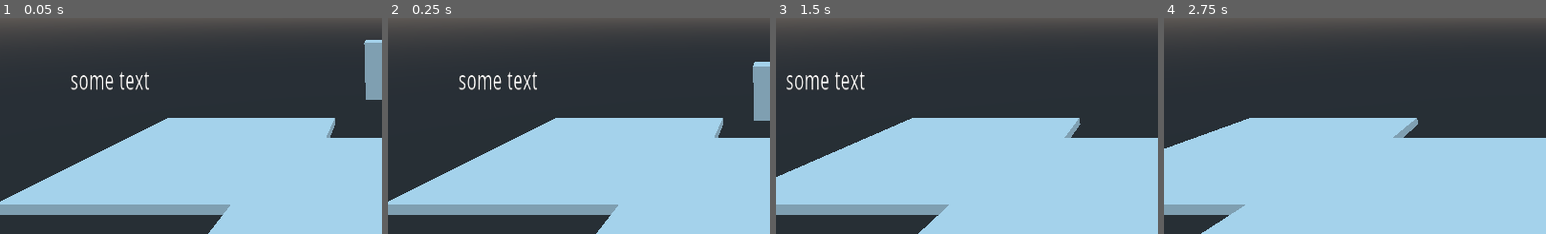
Above: before the commit, frames 1-4 (left to right).
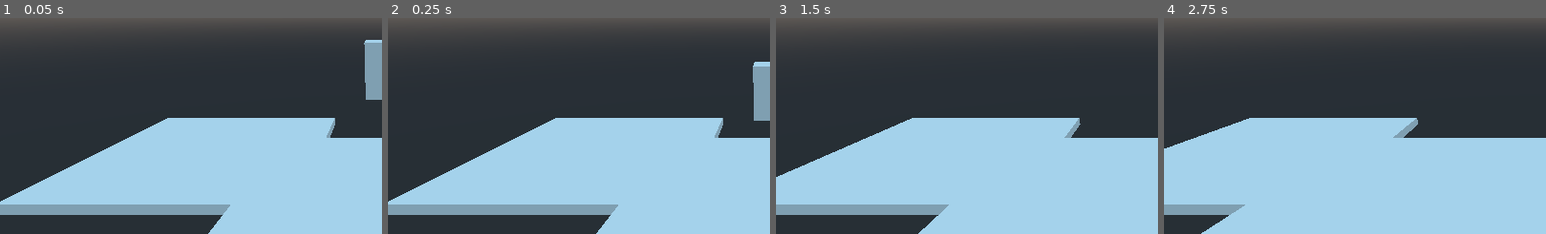
Above: after the commit, the same moments.

Repository: jonjondev/bendt-investigations
Game: Godot game, scene res://src/Main.tscn
The game is run twice, just before and just after one commit, with the same random seed, the same clock (stepped at 60 frames per second) and the same inputs.
Inputs:
- Up to frame 1 (0.05 s): no input
- Up to frame 2 (0.25 s): no input
- Up to frame 3 (1.5 s): hold Right (ui_right) 0.53-1.28 s; hold Down (ui_down) from 1.28 s (still down)
- Up to frame 4 (2.75 s): release Down (ui_down) at 2.03 s; hold Right (ui_right) from 2.03 s (still down)
The pictures show only the part of the screen within x 0-50%, y 7-57%; the shares and areas given below are measured in that part.

The runs differ from the first frame. In frame 1, 0.6% of the frame differs, in the area x 18-39%, y 24-34%; in frame 2, 0.6%; in frame 3, 0.6%; in frame 4, nothing differs.

Commit message:
Allowed the user to interact with 3D text as an editor tool through the root Spatial node with text setter

Diff:
--- a/src/Main.tscn
+++ b/src/Main.tscn
@@ -78,9 +78,7 @@
 [node name="Player" parent="." instance=ExtResource( 1 )]
 
 [node name="3DText" type="Spatial" parent="."]
-transform = Transform( 3, 0, 0, 0, 3, 0, 0, 0, 1, -4.25656, 1.94011, 0 )
 script = ExtResource( 4 )
-is_billboard = true
 
 [node name="Viewport" type="Viewport" parent="3DText"]
 size = Vector2( 280, 180 )
@@ -101,7 +99,6 @@
 anchor_right = 1.0
 anchor_bottom = 1.0
 custom_fonts/font = SubResource( 3 )
-text = "some text"
 align = 1
 valign = 1
 autowrap = true
--- a/src/Scripts/3DText.gd
+++ b/src/Scripts/3DText.gd
@@ -1,5 +1,7 @@
+tool
 extends Spatial
 
+export (String) var text: String setget set_text
 export (bool) var is_billboard: bool
 
 func _process(_delta):
@@ -8,3 +10,9 @@
 		var look: Vector3 = camera.to_global(Vector3(0, 0, -100)) - camera.global_transform.origin
 		look_at(translation + look, Vector3.UP)
 		rotate_object_local(Vector3.BACK, camera.rotation.z)
+
+func set_text(value):
+	text = value
+	if not is_inside_tree():
+		yield(self, 'ready')
+	$Viewport/Control/Label.text = text
